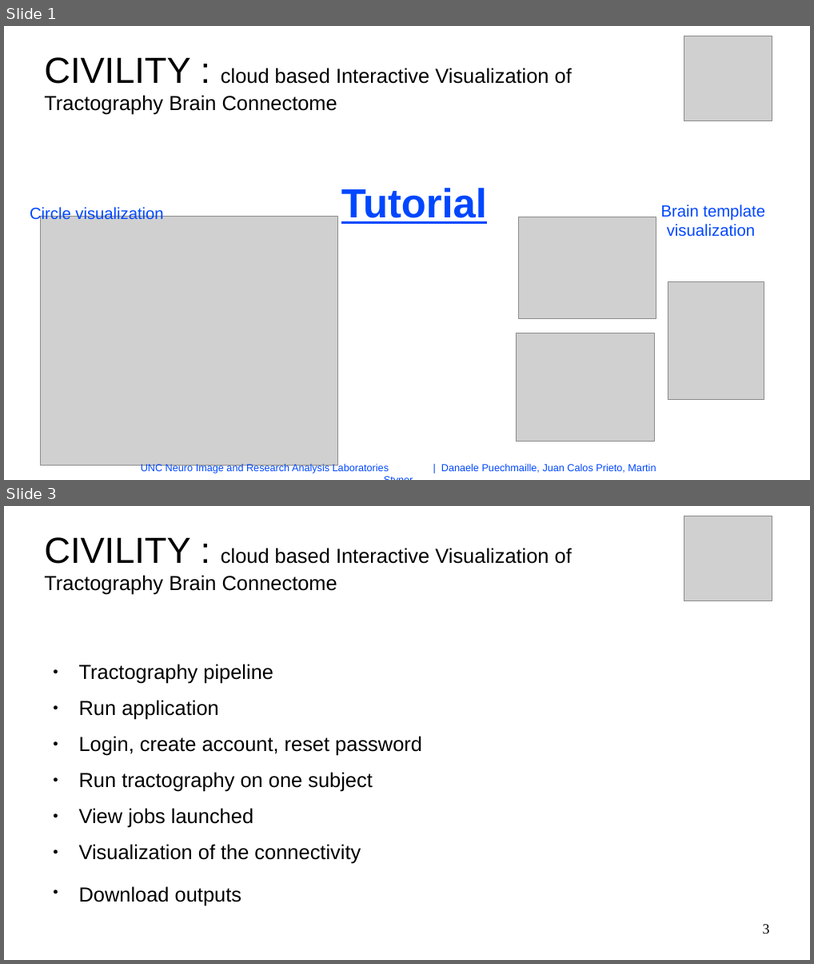
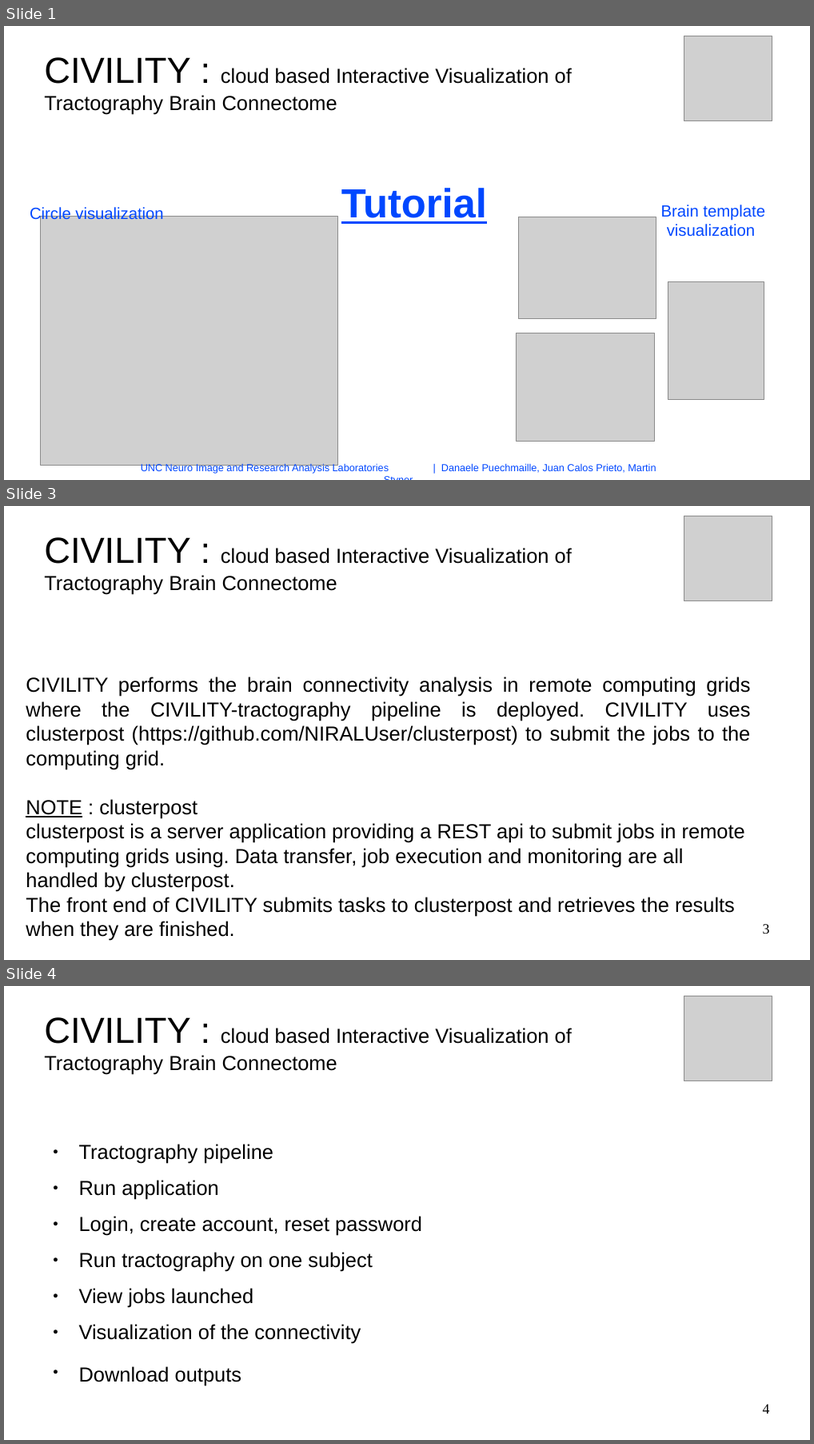
Before and after one commit to NIRALUser/CIVILITY, a slide deck: doc/tutorialCIVILITY.odp. Shown one above the other, each under a label of ours: slides 1 and 3 before the commit, slides 1, 3 and 4 after it; the slides between them are not shown. The pictures are 814x964 and 814x1444 pixels, drawn with LibreOffice and Linux fonts; fonts in the diff are those of the drawing; grey boxes stand for pictures; background and template pictures are left out. Boxes give left, top, right and bottom in pixels: in the first picture for what was removed or moved away, otherwise in the second. Text is boxed around its words. In the diff, an @@ line names an element or a change of style, - is before the commit and + after.

```diff
--- a/doc/tutorialCIVILITY.odp
+++ b/doc/tutorialCIVILITY.odp
@@ slide 3 added at [4,506,810,960], background #FFFFFF @@
@@ picture added at [685,516,772,601] @@
@@ title added at [44,537,572,595], 20 pt, text #000000 @@
+CIVILITY : cloud based Interactive Visualization of Tractography Brain Connectome
@@ text added at [26,676,751,940], 20 pt, text #000000 @@
+CIVILITY performs the brain connectivity analysis in remote computing grids where the CIVILITY-tractography pipeline is deployed. CIVILITY uses clusterpost (https://github.com/NIRALUser/clusterpost) to submit the jobs to the computing grid.
+NOTE : clusterpost
+clusterpost is a server application providing a REST api to submit jobs in remote computing grids using. Data transfer, job execution and monitoring are all handled by clusterpost.
+The front end of CIVILITY submits tasks to clusterpost and retrieves the results when they are finished.
@@ page number added at [763,924,770,933], 14 pt, text #000000 @@
+3
@@ what was slide 3 is now slide 4 @@
@@ page number at [763,1404,770,1413]: text changed @@
-3
+4
```
Also in this commit, not shown: 2 slides changed, 1 other slide added, 1 slide removed, 2 other files.
